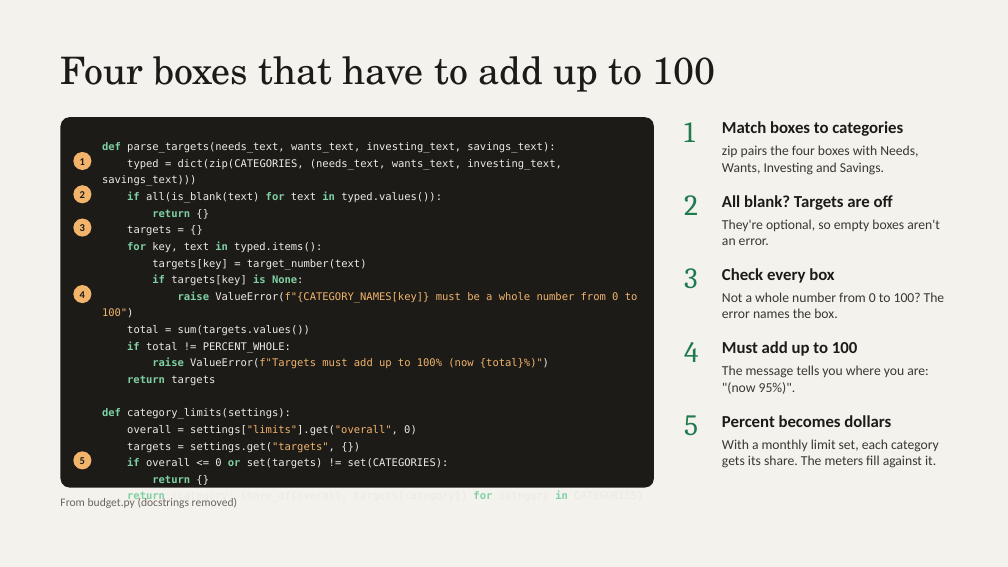
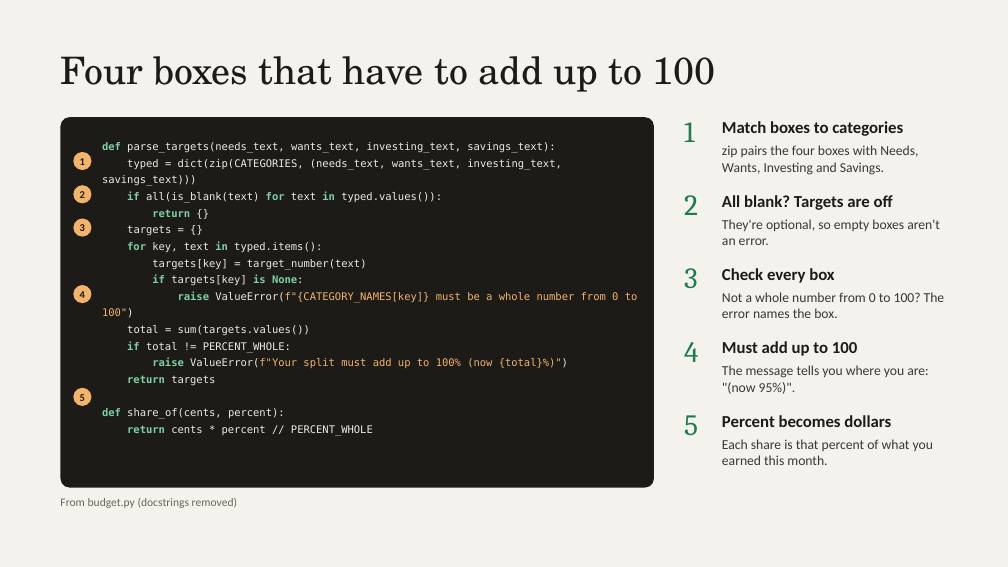
Before and after one commit to sourypink/Sliced-Bread, a slide deck: slide 4 of Sliced Bread.pptx. Drawn at 1008x567 pixels with LibreOffice and Linux fonts; fonts in the diff are those of the drawing; background and template pictures are left out. Boxes give left, top, right and bottom in pixels: in the first picture for what was removed or moved away, otherwise in the second. Text is boxed around its words. In the diff, an @@ line names an element or a change of style, - is before the commit and + after.

```diff
--- a/Sliced Bread.pptx
+++ b/Sliced Bread.pptx
@@ text at (152,358,568,368): text changed @@
-raise ValueError(f"Targets must add up to 100% (now {total}%)")
+raise ValueError(f"Your split must add up to 100% (now {total}%)")
@@ text "5": place and size @@
-text "5" at (80,457,85,464)
+text "5" at (80,394,85,401)
@@ ellipse: place and size @@
-ellipse at (73,451,91,470)
+ellipse at (73,388,91,406)
@@ text at (102,408,373,436): text changed @@
-def category_limits(settings):
-overall = settings["limits"].get("overall", 0)
-targets = settings.get("targets", {})
-if overall <= 0 or set(targets) != set(CATEGORIES):
-return {}
-return {category: share_of(overall, targets[category]) for category in CATEGORIES}
+def share_of(cents, percent):
+return cents * percent // PERCENT_WHOLE
@@ text at (722,439,933,465): text changed @@
-With a monthly limit set, each category gets its share. The meters fill against it.
+Each share is that percent of what you earned this month.
```
Also in this commit, not shown: 2 other slides changed, 1 slide added.
